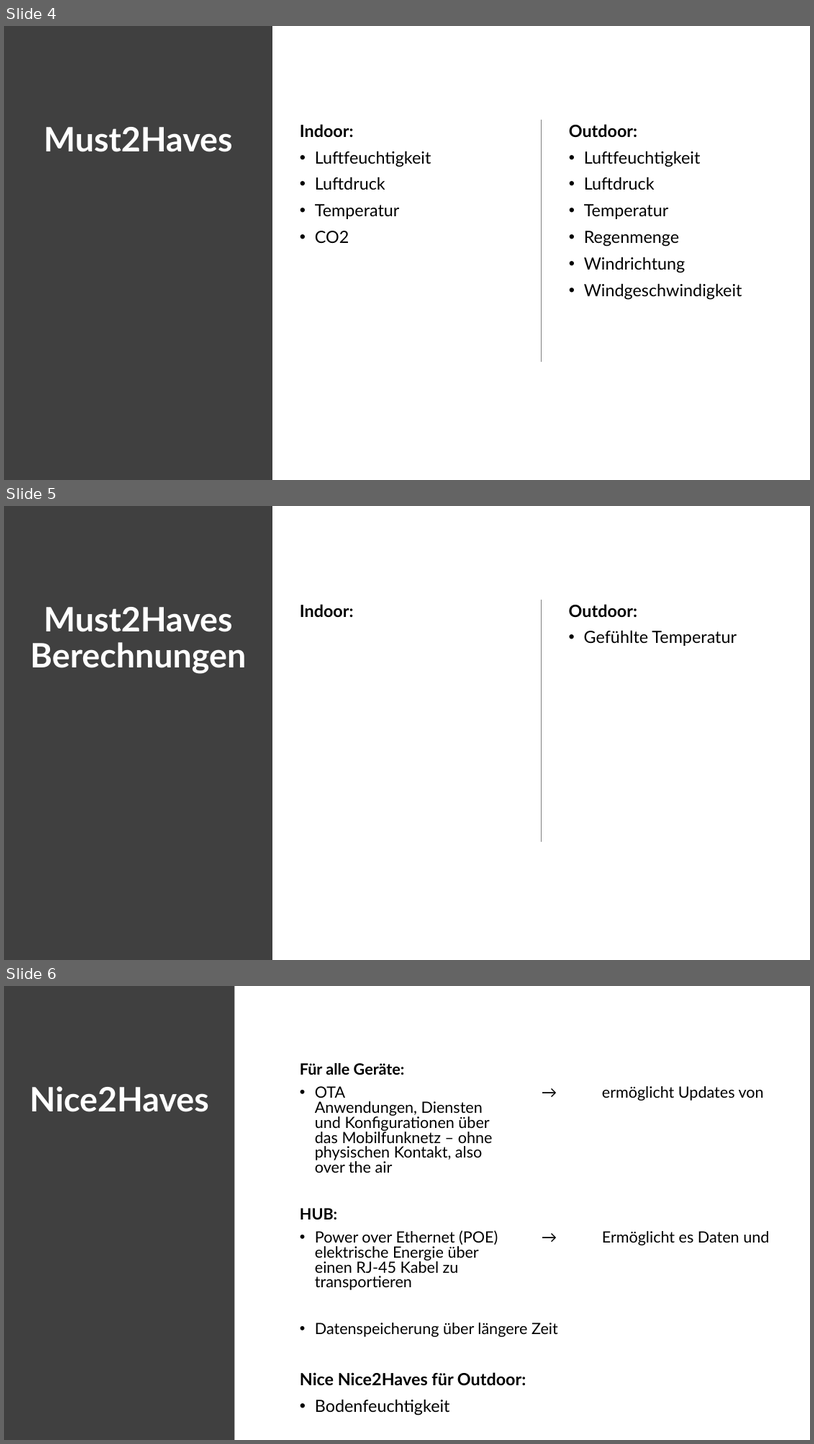
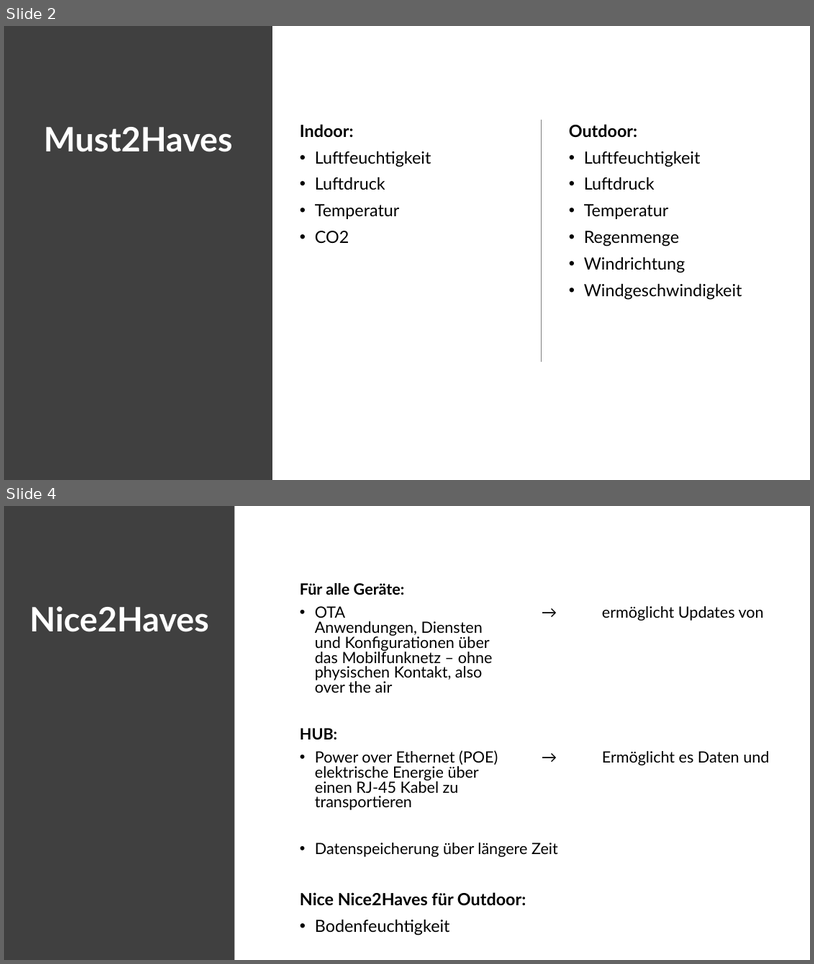
Before and after one commit to EatingJan1/Wetterstation-Bulme-Werkstaetten-Projekt-2024-2025, a slide deck: Vorstellung.pptx. Shown one above the other, each under a label of ours: slides 4, 5 and 6 before the commit, slides 2 and 4 after it; the slides between them are not shown. The pictures are 814x1444 and 814x964 pixels, drawn with LibreOffice and Linux fonts; fonts in the diff are those of the drawing. Boxes give left, top, right and bottom in pixels: in the first picture for what was removed or moved away, otherwise in the second. Text is boxed around its words. In the diff, an @@ line names an element or a change of style, - is before the commit and + after.

```diff
--- a/Vorstellung.pptx
+++ b/Vorstellung.pptx
@@ slide 5 removed at box(4, 506, 810, 960), background #FFFFFF @@
@@ rectangle removed at box(4, 506, 273, 960) @@
@@ title removed at box(30, 607, 246, 674) @@
-Must2Haves
-Berechnungen
@@ text removed at box(300, 604, 354, 617) @@
-Indoor:
@@ line removed from (542, 599) to (542, 841) @@
@@ text removed at box(569, 604, 737, 646) @@
-Outdoor:
-• Gefühlte Temperatur
@@ what was slide 4 is now slide 2 @@
@@ what was slide 6 is now slide 4 @@
```
Also in this commit, not shown: 1 slide changed.
